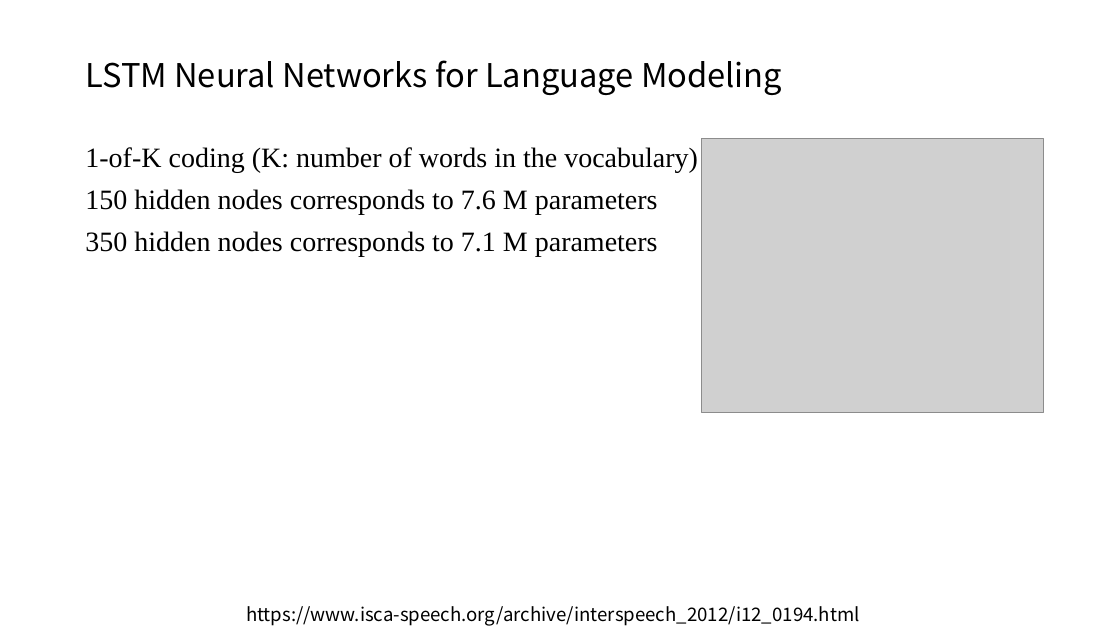
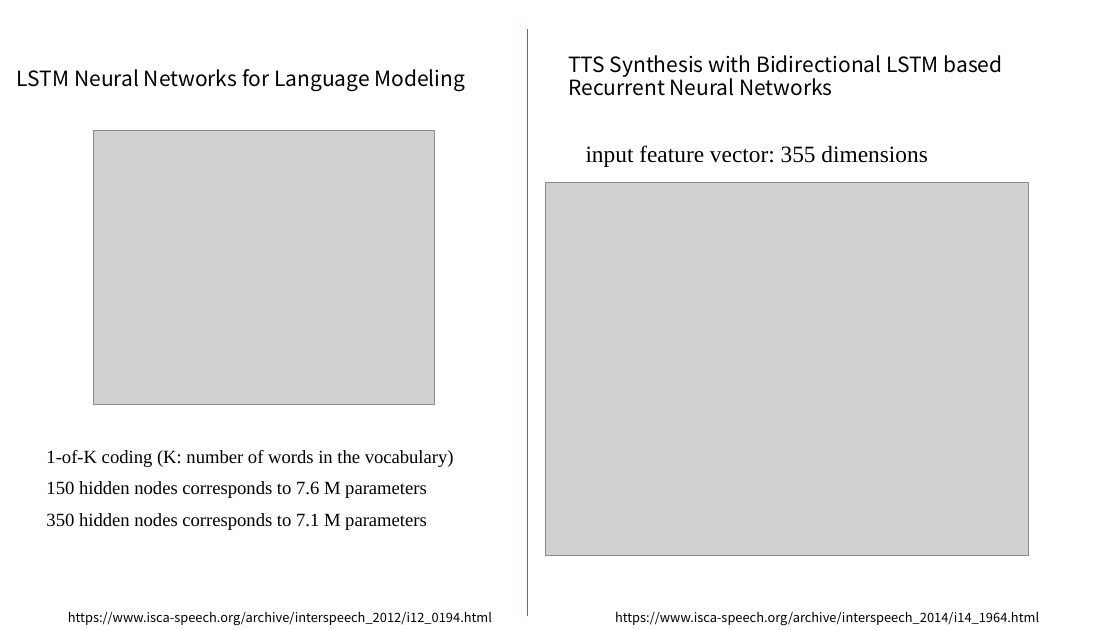
Before and after one commit to lucaschang95/DiscussionWithLin, a slide deck: slide 14 of 20191009 - topic.pptx (slide 16 before the commit). Drawn at 1120x630 pixels with LibreOffice and Linux fonts; fonts in the diff are those of the drawing; grey boxes stand for pictures. Boxes give left, top, right and bottom in pixels: in the first picture for what was removed or moved away, otherwise in the second. Text is boxed around its words. In the diff, an @@ line names an element or a change of style, - is before the commit and + after.

```diff
--- a/20191009 - topic.pptx
+++ b/20191009 - topic.pptx
@@ line added from (528, 29) to (528, 616), #4472C4 0.5 pt @@
@@ title "LSTM Neural Networks for Language ...": place and size @@
-title "LSTM Neural Networks for Language ..." at [85,60,782,95]
+title "LSTM Neural Networks for Language ..." at [17,69,465,91]
@@ title "LSTM Neural Networks for Language ..." at [17,69,465,91]: size 28 to 18 pt @@
@@ text added at [568,55,1003,96], 18 pt, text #000000 @@
+TTS Synthesis with Bidirectional LSTM based Recurrent Neural Networks
@@ picture: place and size @@
-picture at [702,139,1043,413]
+picture at [93,131,434,405]
@@ text added at [586,145,927,167], 20 pt, text #000000 @@
+input feature vector: 355 dimensions
@@ picture added at [546,182,1029,555] @@
@@ text "1-of-K coding (K: number of ...": place and size @@
-text "1-of-K coding (K: number of ..." at [85,147,698,256]
+text "1-of-K coding (K: number of ..." at [46,450,454,530]
@@ text "1-of-K coding (K: number of ..." at [46,450,454,530]: size 24 to 16 pt @@
@@ text "https://www.isca-speech.org/archive/interspeech_2012/i12_019 ...": place and size @@
-text "https://www.isca-speech.org/archive/interspeech_2012/i12_019 ..." at [246,606,860,626]
+text "https://www.isca-speech.org/archive/interspeech_2012/i12_019 ..." at [68,611,492,626]
@@ text "https://www.isca-speech.org/archive/interspeech_2012/i12_019 ..." at [68,611,492,626]: size 16 to 11 pt @@
@@ text added at [615,611,1039,626], 11 pt, text #000000 @@
+https://www.isca-speech.org/archive/interspeech_2014/i14_1964.html
```
Also in this commit, not shown: 6 other slides changed, 3 slides added, 6 slides removed.
